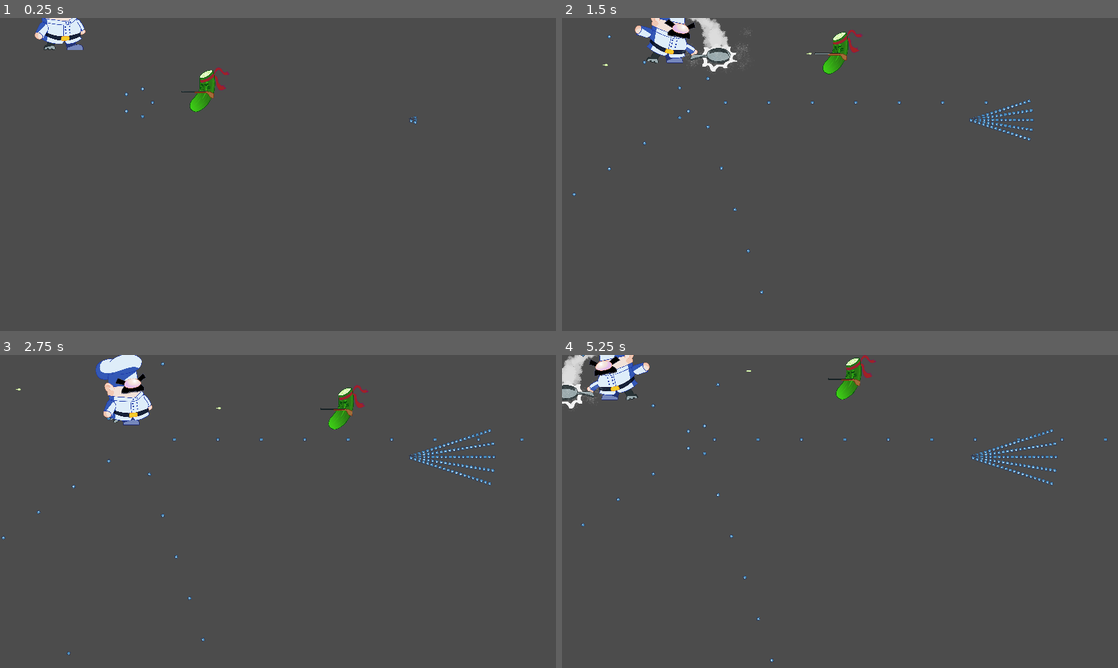
Above: before the commit, frames 1-4 (two rows, left to right).
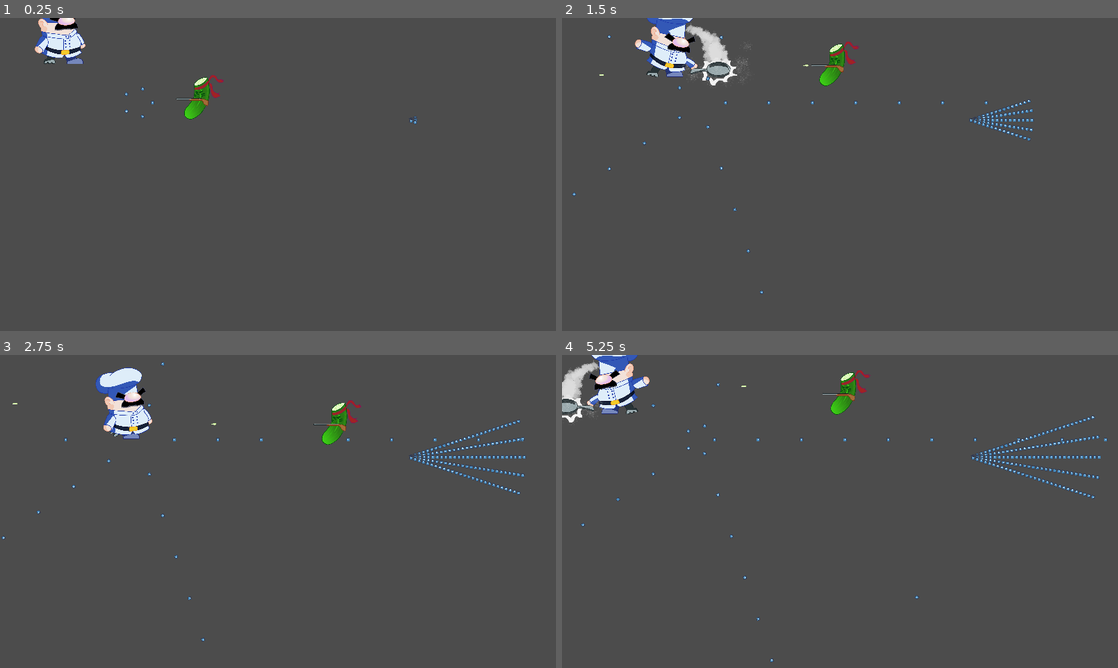
Above: after the commit, the same moments.

Repository: senseibobo/velika-gozba
Game: Godot game, scene res://World/World.tscn
Two runs of this game, one before a commit and one after it. Both use one fixed random seed, a clock stepped at 60 frames per second and the inputs below. The engine's default icon, where the game draws it, is replaced by a stand-in: a white triangle on a blue panel in a dark square. Sound files missing from this copy of the repository are replaced by a short silence.
Inputs (mouse positions are in pixels of both pictures, inside the frame that each line leads up to):
- Up to frame 1 (0.25 s): no input
- Up to frame 2 (1.5 s): move the mouse to (962, 158) at 0.52 s; hold D (move_right) 0.53-1.28 s; tap Space (attack) at 0.6, 1.35 s; move the mouse to (728, 190) at 1.27 s; hold S (move_down) from 1.28 s (still down)
- Up to frame 3 (2.75 s): move the mouse to (333, 442) at 2.02 s; release S (move_down) at 2.03 s; hold D (move_right) from 2.03 s (still down); tap Space (attack) at 2.1 s
- Up to frame 4 (5.25 s): move the mouse to (812, 574) at 2.77 s; release D (move_right) at 2.78 s; hold W (move_up) 2.78-3.53 s; tap Space (attack) every 0.75 s from 2.85 to 5.1 s; move the mouse to (1006, 558) at 3.52 s; hold Left (move_left) 3.53-5.03 s; move the mouse to (673, 464) at 4.27 s; move the mouse to (867, 511) at 5.02 s; hold S (move_down) from 5.03 s (still down)

The runs differ from the first frame. In frame 1, 1.5% of the frame differs, in the area x 6-75%, y 0-34%; in frame 2, 3.1%, in the area x 2-85%, y 0-88%; in frame 3, 2.7%; in frame 4, 3.0%.

Commit message:
added sfx for hit

Diff:
--- a/Game/Enemies/Krastavac/Krastavac.gd
+++ b/Game/Enemies/Krastavac/Krastavac.gd
@@ -19,7 +19,7 @@
 		var dest : Vector2
 		var ppr = sign(global_position.x - pp.x)
 		dest.x = pp.x + ppr*approach_range
-		dest.y = pp.y
+		dest.y = pp.y + 20
 		var dir = global_position.direction_to(dest)
 		move_and_slide(dir*movement_speed)
 		if dir.x != 0:
--- a/Game/Enemies/Krastavac/Krastavac.tscn
+++ b/Game/Enemies/Krastavac/Krastavac.tscn
@@ -15,7 +15,7 @@
 movement_speed = 150.0
 
 [node name="Sprite" type="Sprite" parent="."]
-position = Vector2( 26, -31 )
+position = Vector2( 12, -16 )
 scale = Vector2( 0.17, 0.17 )
 texture = ExtResource( 1 )
 
@@ -33,8 +33,7 @@
 life_time = 8.0
 texture = ExtResource( 5 )
 bullet_size = Vector2( 12, 4 )
-bullet_radius = 16.0
 
 [node name="CollisionShape2D" type="CollisionShape2D" parent="."]
-position = Vector2( -3, 11 )
+position = Vector2( -17, 27 )
 shape = SubResource( 1 )
--- a/Game/Enemies/Krastavac/KrastavacGenerator.gd
+++ b/Game/Enemies/Krastavac/KrastavacGenerator.gd
@@ -6,9 +6,8 @@
 
 func shoot():
 	var bullet = Bullet.new()
+	bullet.source = krastavac
 	bullet.position = global_position
 	bullet.velocity = Vector2(-sign(sprite.scale.x)*speed,0)
-	bullet.source = krastavac
-	bullet.life_time = life_time
 	bullet.rotation = Vector2(-sign(sprite.scale.x),0).angle()
 	add_bullet(bullet)
--- a/Game/Player/Player.gd
+++ b/Game/Player/Player.gd
@@ -43,6 +43,9 @@
 		animationtree.travel("attack")
 
 func attack():
+	match randi()%2:
+		0: SFX.play_sound(SFX.TIGANJ1,0.45)
+		1: SFX.play_sound(SFX.TIGANJ2,0.3)
 	var pos = object.get_node("attack/vfx").global_position
 	deflect_bullets(pos)
 	hit_enemies(pos)
@@ -53,7 +56,9 @@
 			bullet.velocity = -bullet.velocity
 			bullet.generator.bullets.erase(bullet)
 			bullet.current_time = 0
+			var old_texture = bullet.texture
 			deflect_generator.add_bullet(bullet)
+			bullet.texture = old_texture
 
 
 func hit_enemies(pos):
--- a/Game/Player/Player.tscn
+++ b/Game/Player/Player.tscn
@@ -4,7 +4,7 @@
 [ext_resource path="res://Textures/Player/leva ruka.png" type="Texture" id=2]
 [ext_resource path="res://Textures/Player/desna noga.png" type="Texture" id=3]
 [ext_resource path="res://Textures/Player/desna ruka.png" type="Texture" id=4]
-[ext_resource path="res://Textures/Player/leva noga.png" type="Texture" id=5]
+[ext_resource path="res://Textures/Player/leva noga copy.png" type="Texture" id=5]
 [ext_resource path="res://Textures/Player/lice.png" type="Texture" id=6]
 [ext_resource path="res://Textures/Player/telo.png" type="Texture" id=7]
 [ext_resource path="res://Textures/Player/uvo.png" type="Texture" id=8]
@@ -68,8 +68,8 @@
 tracks/0/imported = false
 tracks/0/enabled = true
 tracks/0/keys = {
-"points": PoolRealArray( 51, -0.25, 0, 0.25, 0 ),
-"times": PoolRealArray( -0.00116341 )
+"points": PoolRealArray( 51, -0.25, 0, 0.25, 0, 51, -0.25, 0, 0.25, 0, 51, -0.25, 0, 0.25, 0 ),
+"times": PoolRealArray( -0.1, 0.5, 1.1 )
 }
 tracks/1/type = "bezier"
 tracks/1/path = NodePath("Node2D/lice:position:y")
@@ -78,8 +78,8 @@
 tracks/1/imported = false
 tracks/1/enabled = true
 tracks/1/keys = {
-"points": PoolRealArray( -566.327, -0.25, 0, 0.25, 0 ),
-"times": PoolRealArray( 0 )
+"points": PoolRealArray( -566.327, -0.25, 0, 0.25, 0, -536.791, -0.25, 0, 0.25, 0, -566.327, -0.25, 0, 0.25, 0 ),
+"times": PoolRealArray( 0, 0.6, 1.1 )
 }
 tracks/2/type = "bezier"
 tracks/2/path = NodePath("Node2D/desnaRuka:position:x")
@@ -88,8 +88,8 @@
 tracks/2/imported = false
 tracks/2/enabled = true
 tracks/2/keys = {
-"points": PoolRealArray( -266, -0.25, 0, 0.25, 0 ),
-"times": PoolRealArray( 0 )
+"points": PoolRealArray( -266, -0.25, 0, 0.25, 0, -266, -0.25, 0, 0.25, 0, -266, -0.25, 0, 0.25, 0 ),
+"times": PoolRealArray( 0, 0.5, 1 )
 }
 tracks/3/type = "bezier"
 tracks/3/path = NodePath("Node2D/desnaRuka:position:y")
@@ -98,8 +98,8 @@
 tracks/3/imported = false
 tracks/3/enabled = true
 tracks/3/keys = {
-"points": PoolRealArray( -339, -0.25, 0, 0.25, 0 ),
-"times": PoolRealArray( 0 )
+"points": PoolRealArray( -339, -0.25, 0, 0.25, 0, -309.465, -0.25, 0, 0.25, 0, -339, -0.25, 0, 0.25, 0 ),
+"times": PoolRealArray( 0, 0.5, 1 )
 }
 tracks/4/type = "bezier"
 tracks/4/path = NodePath("Node2D/uvo:position:x")
@@ -108,8 +108,8 @@
 tracks/4/imported = false
 tracks/4/enabled = true
 tracks/4/keys = {
-"points": PoolRealArray( -260, -0.25, 0, 0.25, 0 ),
-"times": PoolRealArray( 0 )
+"points": PoolRealArray( -260, -0.25, 0, 0.25, 0, -260, -0.25, 0, 0.25, 0, -260, -0.25, 0, 0.25, 0 ),
+"times": PoolRealArray( 0, 0.5, 1 )
 }
 tracks/5/type = "bezier"
 tracks/5/path = NodePath("Node2D/uvo:position:y")
@@ -118,8 +118,8 @@
 tracks/5/imported = false
 tracks/5/enabled = true
 tracks/5/keys = {
-"points": PoolRealArray( -537, -0.25, 0, 0.25, 0 ),
-"times": PoolRealArray( 0 )
+"points": PoolRealArray( -537, -0.25, 0, 0.25, 0, -507.465, -0.25, 0, 0.25, 0, -537, -0.25, 0, 0.25, 0 ),
+"times": PoolRealArray( 0, 0.5, 1 )
 }
 tracks/6/type = "bezier"
 tracks/6/path = NodePath("Node2D/kapa:position:x")
@@ -128,8 +128,8 @@
 tracks/6/imported = false
 tracks/6/enabled = true
 tracks/6/keys = {
-"points": PoolRealArray( -57, -0.25, 0, 0.25, 0 ),
-"times": PoolRealArray( 0 )
+"points": PoolRealArray( -57, -0.25, 0, 0.25, 0, -57, -0.25, 0, 0.25, 0, -57, -0.25, 0, 0.25, 0 ),
+"times": PoolRealArray( 0, 0.5, 1 )
 }
 tracks/7/type = "bezier"
 tracks/7/path = NodePath("Node2D/kapa:position:y")
@@ -138,8 +138,8 @@
 tracks/7/imported = false
 tracks/7/enabled = true
 tracks/7/keys = {
-"points": PoolRealArray( -545, -0.25, 0, 0.25, 0 ),
-"times": PoolRealArray( 0 )
+"points": PoolRealArray( -545, -0.25, 0, 0.25, 0, -515.465, -0.25, 0, 0.25, 0, -545, -0.25, 0, 0.25, 0 ),
+"times": PoolRealArray( 0, 0.6, 1 )
 }
 tracks/8/type = "bezier"
 tracks/8/path = NodePath("Node2D/telo:position:x")
@@ -148,8 +148,8 @@
 tracks/8/imported = false
 tracks/8/enabled = true
 tracks/8/keys = {
-"points": PoolRealArray( 0, -0.25, 0, 0.25, 0 ),
-"times": PoolRealArray( 0 )
+"points": PoolRealArray( 0, -0.25, 0, 0.25, 0, 0, -0.25, 0, 0.25, 0, 0, -0.25, 0, 0.25, 0 ),
+"times": PoolRealArray( 0, 0.5, 1 )
 }
 tracks/9/type = "bezier"
 tracks/9/path = NodePath("Node2D/telo:position:y")
@@ -158,8 +158,8 @@
 tracks/9/imported = false
 tracks/9/enabled = true
 tracks/9/keys = {
-"points": PoolRealArray( -375, -0.25, 0, 0.25, 0 ),
-"times": PoolRealArray( 0 )
+"points": PoolRealArray( -375, -0.25, 0, 0.25, 0, -345.465, -0.25, 0, 0.25, 0, -375, -0.25, 0, 0.25, 0 ),
+"times": PoolRealArray( 0, 0.5, 1 )
 }
 tracks/10/type = "bezier"
 tracks/10/path = NodePath("Node2D/levaRuka:position:x")
@@ -168,8 +168,8 @@
 tracks/10/imported = false
 tracks/10/enabled = true
 tracks/10/keys = {
-"points": PoolRealArray( 224, -0.25, 0, 0.25, 0 ),
-"times": PoolRealArray( 0 )
+"points": PoolRealArray( 224, -0.25, 0, 0.25, 0, 224, -0.25, 0, 0.25, 0, 224, -0.25, 0, 0.25, 0 ),
+"times": PoolRealArray( 0, 0.5, 1 )
 }
 tracks/11/type = "bezier"
 tracks/11/path = NodePath("Node2D/levaRuka:position:y")
@@ -178,8 +178,8 @@
 tracks/11/imported = false
 tracks/11/enabled = true
 tracks/11/keys = {
-"points": PoolRealArray( -383, -0.25, 0, 0.25, 0 ),
-"times": PoolRealArray( 0 )
+"points": PoolRealArray( -383, -0.25, 0, 0.25, 0, -353.465, -0.25, 0, 0.25, 0, -383, -0.25, 0, 0.25, 0 ),
+"times": PoolRealArray( 0, 0.5, 1 )
 }
 tracks/12/type = "bezier"
 tracks/12/path = NodePath("levaNoga:position:x")
@@ -188,8 +188,8 @@
 tracks/12/imported = false
 tracks/12/enabled = true
 tracks/12/keys = {
-"points": PoolRealArray( 140, -0.25, 0, 0.25, 0 ),
-"times": PoolRealArray( 0 )
+"points": PoolRealArray( 140, -0.25, 0, 0.25, 0, 150, -0.25, 0, 0.25, 0, 140, -0.25, 0, 0.25, 0 ),
+"times": PoolRealArray( 0, 0.5, 1 )
 }
 tracks/13/type = "bezier"
 tracks/13/path = NodePath("levaNoga:position:y")
@@ -198,8 +198,8 @@
 tracks/13/imported = false
 tracks/13/enabled = true
 tracks/13/keys = {
-"points": PoolRealArray( -48, -0.25, 0, 0.25, 0 ),
-"times": PoolRealArray( 0 )
+"points": PoolRealArray( -48, -0.25, 0, 0.25, 0, -48, -0.25, 0, 0.25, 0, -48, -0.25, 0, 0.25, 0 ),
+"times": PoolRealArray( 0, 0.5, 1 )
 }
 tracks/14/type = "bezier"
 tracks/14/path = NodePath("desnaNoga:position:x")
@@ -208,8 +208,8 @@
 tracks/14/imported = false
 tracks/14/enabled = true
 tracks/14/keys = {
-"points": PoolRealArray( -136, -0.25, 0, 0.25, 0 ),
-"times": PoolRealArray( 0 )
+"points": PoolRealArray( -136, -0.25, 0, 0.25, 0, -148, -0.25, 0, 0.25, 0, -136, -0.25, 0, 0.25, 0 ),
+"times": PoolRealArray( 0, 0.5, 1 )
 }
 tracks/15/type = "bezier"
 tracks/15/path = NodePath("desnaNoga:position:y")
@@ -218,8 +218,8 @@
 tracks/15/imported = false
 tracks/15/enabled = true
 tracks/15/keys = {
-"points": PoolRealArray( -53, -0.25, 0, 0.25, 0 ),
-"times": PoolRealArray( 0 )
+"points": PoolRealArray( -53, -0.25, 0, 0.25, 0, -53, -0.25, 0, 0.25, 0, -53, -0.25, 0, 0.25, 0 ),
+"times": PoolRealArray( 0, 0.5, 1 )
 }
 tracks/16/type = "bezier"
 tracks/16/path = NodePath("Node2D/desnaRuka:rotation_degrees")
@@ -228,8 +228,8 @@
 tracks/16/imported = false
 tracks/16/enabled = true
 tracks/16/keys = {
-"points": PoolRealArray( 0, -0.25, 0, 0.25, 0 ),
-"times": PoolRealArray( 0 )
+"points": PoolRealArray( 0, -0.25, 0, 0.25, 0, 3.59049, -0.25, 0, 0.25, 0, 3.59187, -0.25, 0, 0.25, 0, 0, -0.25, 0, 0.25, 0 ),
+"times": PoolRealArray( 0, 0.391615, 0.4, 0.8 )
 }
 tracks/17/type = "bezier"
 tracks/17/path = NodePath("Node2D/levaRuka:rotation_degrees")
@@ -238,8 +238,8 @@
 tracks/17/imported = false
 tracks/17/enabled = true
 tracks/17/keys = {
-"points": PoolRealArray( 0, -0.25, 0, 0.25, 0 ),
-"times": PoolRealArray( 0 )
+"points": PoolRealArray( 0, -0.25, 0, 0.25, 0, -5.03724, -0.25, 0, 0.25, 0, -0.00722503, -0.25, 0, 0.25, 0, 0, -0.25, 0, 0.25, 0 ),
+"times": PoolRealArray( 0, 0.4, 0.783985, 0.8 )
 }
 tracks/18/type = "bezier"
 tracks/18/path = NodePath("Node2D/lice:rotation_degrees")
@@ -475,7 +475,7 @@
 }
 
 [sub_resource type="RectangleShape2D" id=2]
-extents = Vector2( 16, 5 )
+extents = Vector2( 46, 13 )
 
 [node name="Player" type="KinematicBody2D"]
 script = ExtResource( 16 )
@@ -484,6 +484,7 @@
 object_path = NodePath("Object")
 
 [node name="Object" type="Node2D" parent="."]
+position = Vector2( 0, 32 )
 scale = Vector2( 0.16, 0.16 )
 
 [node name="levaNoga" type="Sprite" parent="Object"]
@@ -565,4 +566,5 @@
 texture = ExtResource( 13 )
 
 [node name="CollisionShape2D" type="CollisionShape2D" parent="."]
+position = Vector2( 0, 29 )
 shape = SubResource( 2 )
--- /dev/null
+++ b/Game/Sound/SFX/SFX.gd
@@ -0,0 +1,23 @@
+extends Node
+
+
+enum {
+	TIGANJ1,
+	TIGANJ2,
+	PARADAJZ_DEATH,
+	PARADAJZ_SMESAK
+}
+
+var sfx = [
+	preload("res://Sound/SFX/tiganj1.ogg"),
+	preload("res://Sound/SFX/tiganj2.ogg"),
+	preload("res://Sound/SFX/paradajz smrt.ogg"),
+	preload("res://Sound/SFX/paradajz smesak.ogg")
+]
+
+func play_sound(sound, from = 0.0):
+	var audio_player = AudioStreamPlayer.new()
+	add_child(audio_player)
+	audio_player.stream = sfx[sound]
+	audio_player.play(from)
+	audio_player.connect("finished",audio_player,"queue_free")
--- a/Game/Tools/BulletGenerators/BulletGenerator.gd
+++ b/Game/Tools/BulletGenerators/BulletGenerator.gd
@@ -13,7 +13,7 @@
 export var bullet_script : GDScript = preload("res://Tools/Bullets/Bullet.gd")
 export var texture : Texture = preload("res://icon.png")
 export var bullet_size : Vector2 = Vector2(8,8)
-export var bullet_radius  : float = 8.0
+export var bullet_radius  : float = 32.0
 export var shooting : bool = true
 export(TARGETS) var targets : int = TARGETS.PLAYER
 
@@ -24,13 +24,6 @@
 var bullets : Array
 
 func _ready() -> void:
-	multimesh.mesh = mesh
-	multimeshinstance.texture = texture
-	multimeshinstance.multimesh = multimesh
-	mesh.size = bullet_size
-	add_child(multimeshinstance)
-	multimeshinstance.set_as_toplevel(true)
-	multimeshinstance.z_index = -5
 	match targets:
 		TARGETS.ENEMY: Global.player_generators.append(self)
 		TARGETS.PLAYER: Global.enemy_generators.append(self)
@@ -38,19 +31,18 @@
 func _process(delta) -> void:
 	_process_shooting(delta)
 	_process_bullets(delta)
-	_update_bullet_positions()
 
-func add_bullet(bullet) -> void:
+func add_bullet(bullet):
+	bullet.texture = texture
+	bullet.life_time = life_time
 	bullet.generator = self
+	bullet.size = bullet_size
 	bullets.append(bullet)
-	multimesh.instance_count = bullets.size()
-	_update_bullet_positions()
+	return bullet
 
 func remove_bullet(bullet) -> void:
 	if bullet is Bullet: bullets.erase(bullet)
 	else: bullet.remove(bullet)
-	multimesh.instance_count = bullets.size()
-	_update_bullet_positions()
 
 func _process_shooting(delta) -> void:
 	time += delta
@@ -66,11 +58,22 @@
 			erased_bullets.append(bullet)
 	for bullet in erased_bullets:
 		remove_bullet(bullet)
+	update()
 
-func _update_bullet_positions() -> void:
-	for i in range(bullets.size()):
-		var t : Transform2D = Transform2D(bullets[i].rotation,bullets[i].position)
-		multimesh.set_instance_transform_2d(i,t)
+func _draw():
+	_draw_bullets()
+
+func _draw_bullets():
+	for bullet in bullets:
+		var rect = Rect2()
+		rect.size = bullet.size
+		rect.position = Vector2()
+		var pos = bullet.position
+		var rot = bullet.rotation
+		draw_set_transform(pos - rect.size.rotated(rot)/2-global_position,rot,Vector2(1,1))
+		draw_texture_rect(bullet.texture,rect,false)
+		draw_set_transform(Vector2(),0,Vector2(1,1))
+
 
 func shoot() -> void:
 	pass
--- a/Game/Tools/Bullets/Bullet.gd
+++ b/Game/Tools/Bullets/Bullet.gd
@@ -8,6 +8,8 @@
 var life_time : float = 2.0
 var current_time : float = 0.0
 var generator
+var size : Vector2
+var texture : Texture
 
 func _process(delta) -> void:
 	current_time += delta
--- a/Game/project.godot
+++ b/Game/project.godot
@@ -46,6 +46,7 @@
 
 Global="*res://Global/Global.gd"
 Music="*res://Sound/Music/Music.gd"
+SFX="*res://Sound/SFX/SFX.gd"
 
 [display]
 
Not shown, changed: Game/Sound/SFX/paradajz smesak.ogg.import
Not shown, changed: Game/Sound/SFX/paradajz smrt.ogg.import
Not shown, changed: Game/Sound/SFX/tiganj1.ogg.import
Not shown, changed: Game/Sound/SFX/tiganj2.ogg.import
